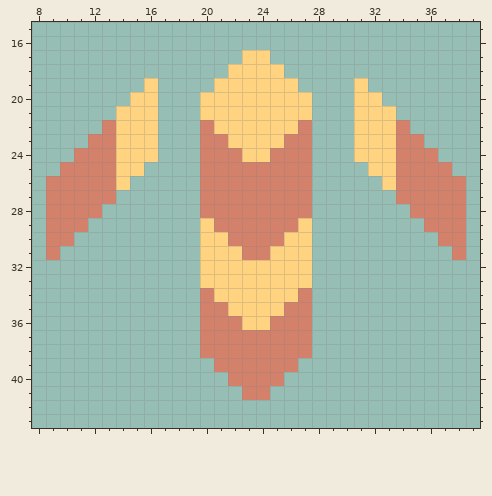
Two states of a pixel-art sprite, assets/sprites/units/core/gradient/1a-gradient-advance-light.png. That is the earlier state.
The file is 48x48 pixels. Shown: x 8..39, y 15..43.
The same view after the edit:
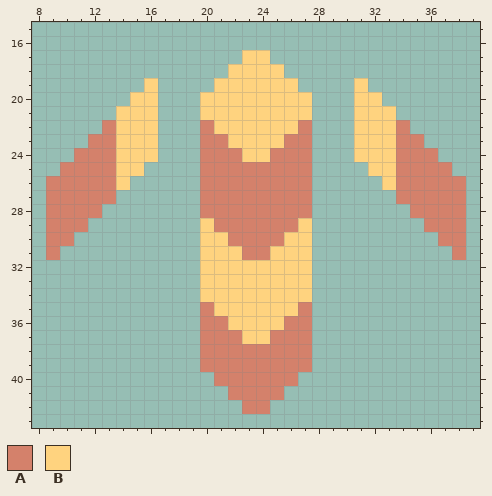
Palette (. is transparent): A #d4816b  B #ffd37f
From old to new:
Colour A now appears in row 39 at x 20 and 27; in row 40 at x 21 and 26; in row 41 at x 22 and 25; in row 42 at x 23 to 24.
The author changed colour A to colour B in row 34 at x 20 and 27; in row 35 at x 21 and 26; in row 36 at x 22 and 25; in row 37 at x 23 to 24.
Changed places in both pictures, as pixel boxes (x1, y1, x2, y2):
changed: (200, 288, 312, 414)
